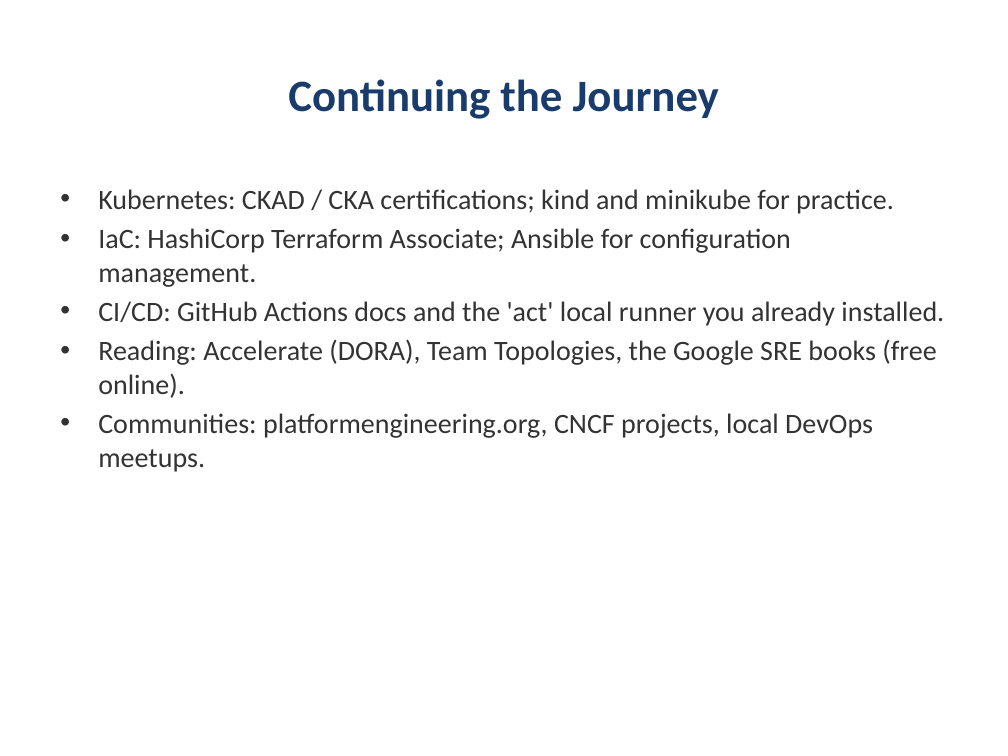
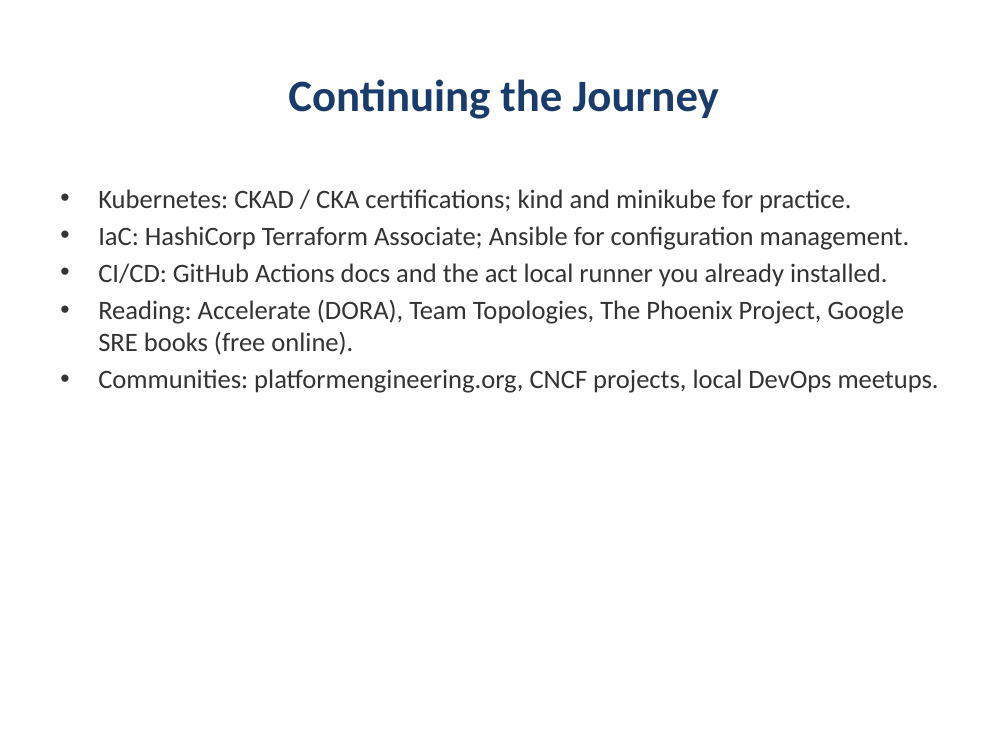
Before and after one commit to kumbulanit/devopsplaformngr, a slide deck: slide 37 of slides/DevOps-PlatformEngineering-Day2.pptx (slide 29 before the commit). Drawn at 1008x756 pixels with LibreOffice and Linux fonts; fonts in the diff are those of the drawing. Boxes give left, top, right and bottom in pixels: in the first picture for what was removed or moved away, otherwise in the second. Text is boxed around its words. In the diff, an @@ line names an element or a change of style, - is before the commit and + after.

```diff
--- a/slides/DevOps-PlatformEngineering-Day2.pptx
+++ b/slides/DevOps-PlatformEngineering-Day2.pptx
@@ text at (98,189,939,393): size 20 to 19 pt in "Kubernetes: CKAD / CKA certifications; kind and ...", "IaC: HashiCorp Terraform Associate; Ansible for configuratio ...", "Communities: platformengineering.org, CNCF projects, local D ..." @@
@@ text at (98,263,905,355): text changed; size 20 to 19 pt @@
-• CI/CD: GitHub Actions docs and the 'act' local runner you already installed.
-• Reading: Accelerate (DORA), Team Topologies, the Google SRE books (free online).
+• CI/CD: GitHub Actions docs and the act local runner you already installed.
+• Reading: Accelerate (DORA), Team Topologies, The Phoenix Project, Google SRE books (free online).
```
Also in this commit, not shown: 9 other slides changed, 23 slides added, 15 slides removed, 9 other files.
